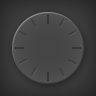
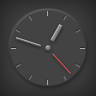
The second 96×96 image is a revision of the first. Changes to its layers:
removed layer "Layer 11" over bbox(15, 15, 81, 81)
showed "Layer 9", moved it above "Layer 10", painted on it over bbox(15, 24, 80, 75)
painted on "Layer 10" over bbox(11, 11, 85, 85)
added layer "Layer 7" above "Layer 5" over bbox(8, 8, 88, 88)
